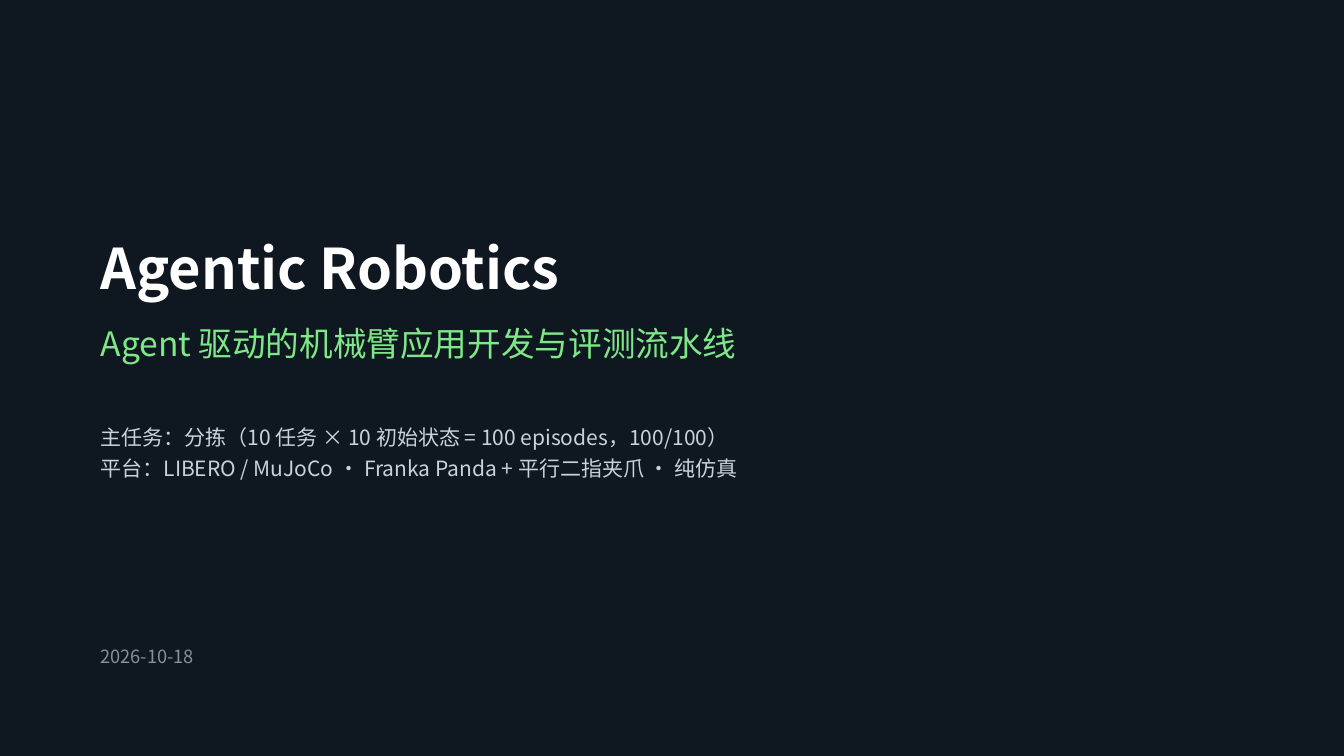
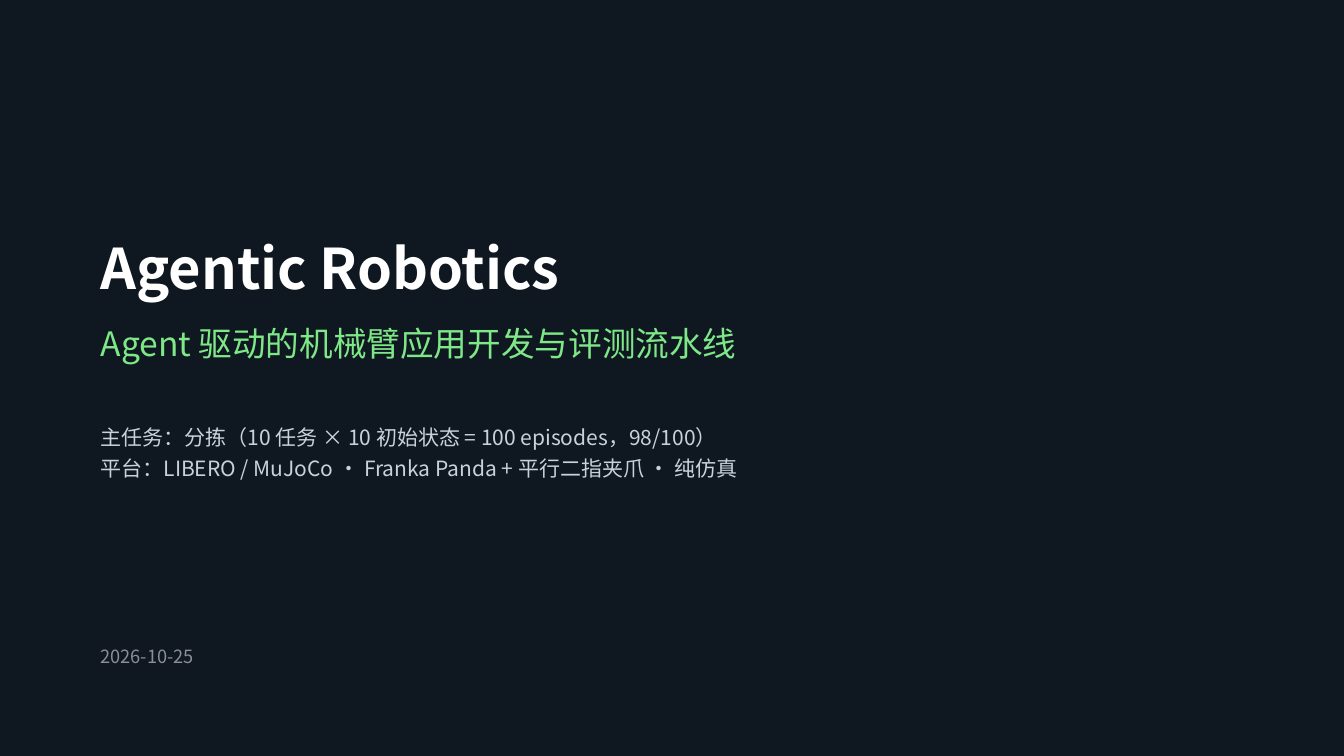
Before and after one commit to JamesWei216/agentic-robotics, a slide deck: slide 1 of reports/Agentic-Robotics-赛题汇报.pptx. Drawn at 1344x756 pixels with LibreOffice and Linux fonts; fonts in the diff are those of the drawing. Boxes give left, top, right and bottom in pixels: in the first picture for what was removed or moved away, otherwise in the second. Text is boxed around its words. In the diff, an @@ line names an element or a change of style, - is before the commit and + after.

```diff
--- a/reports/Agentic-Robotics-赛题汇报.pptx
+++ b/reports/Agentic-Robotics-赛题汇报.pptx
@@ text at (101,427,717,450): text changed @@
-主任务：分拣（10 任务 × 10 初始状态 = 100 episodes，100/100）
+主任务：分拣（10 任务 × 10 初始状态 = 100 episodes，98/100）
@@ text at (101,649,194,663): text changed @@
-2026-10-18
+2026-10-25
```
Also in this commit, not shown: 9 other slides changed, 1 other file.
